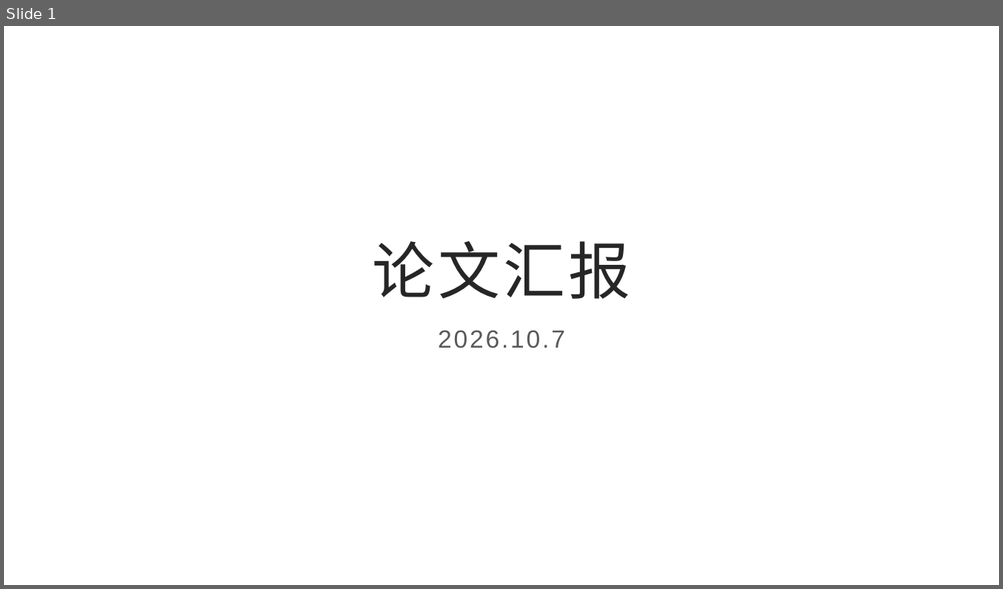
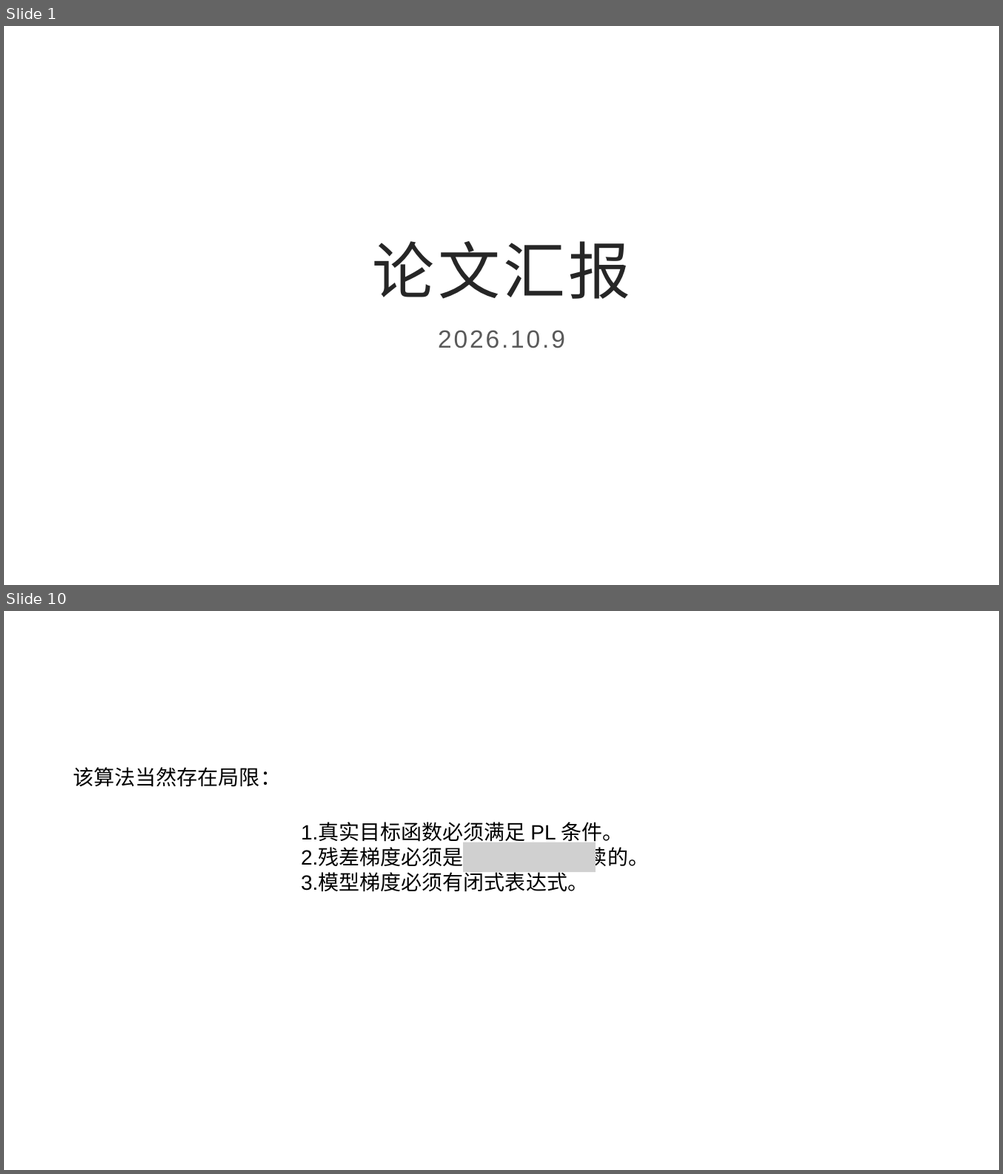
Before and after one commit to poembelief4/note, a slide deck: 李岩松/论文汇报.pptx. Shown one above the other, each under a label of ours: slide 1 before the commit, slides 1 and 10 after it; the slides between them are not shown. The pictures are 1003x589 and 1003x1174 pixels, drawn with LibreOffice and Linux fonts; fonts in the diff are those of the drawing; grey boxes stand for pictures. Boxes give left, top, right and bottom in pixels: in the first picture for what was removed or moved away, otherwise in the second. Text is boxed around its words. In the diff, an @@ line names an element or a change of style, - is before the commit and + after.

```diff
--- a/李岩松/论文汇报.pptx
+++ b/李岩松/论文汇报.pptx
@@ slide 10 added at <box>4,611,999,1170</box>, background #FFFFFF @@
@@ text added at <box>74,767,281,787</box>, 20 pt, text #000000 @@
+该算法当然存在局限：
@@ text added at <box>301,822,649,892</box>, 20 pt, text #000000 @@
+1.真实目标函数必须满足 PL 条件。
+2.残差梯度必须是 连续的。
+3.模型梯度必须有闭式表达式。
@@ picture added at <box>463,843,595,872</box> @@
@@ slide 1 changed as well @@
@@ subtitle at <box>438,330,565,349</box>: text changed @@
-2026.10.7
+2026.10.9
```
Also in this commit, not shown: 1 other slide changed, 15 other slides added, 49 other files.
